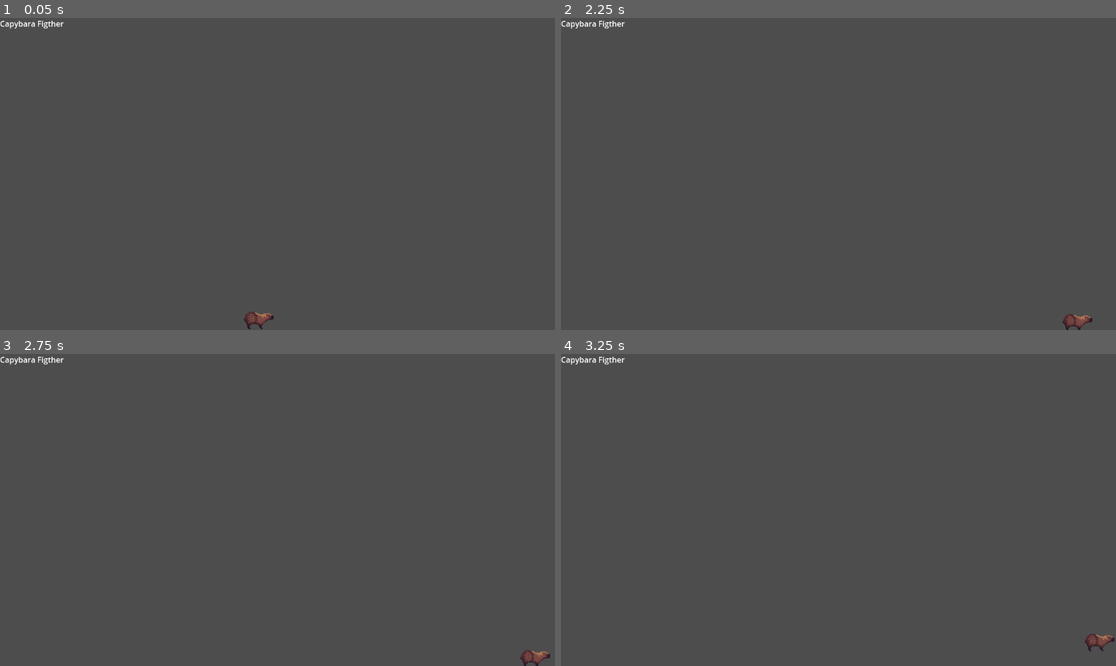
Above: before the commit, frames 1-4 (two rows, left to right).
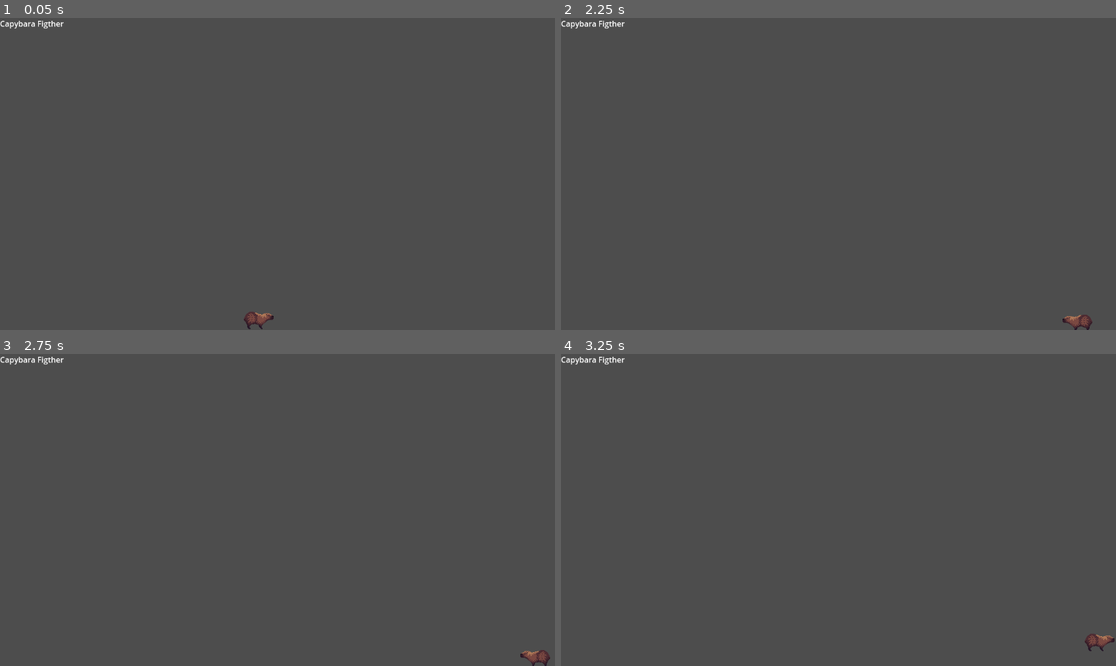
Above: after the commit, the same moments.

Repository: gmrodrigues/capybara-game
Game: Godot game, scene res://Scenes/level_1.tscn
The game is run twice, just before and just after one commit, with the same random seed, the same clock (stepped at 60 frames per second) and the same inputs. The engine's default icon, where the game draws it, is replaced by a stand-in: a white triangle on a blue panel in a dark square.
Inputs:
- Up to frame 1 (0.05 s): no input
- Up to frame 2 (2.25 s): tap Enter (ui_accept) at 0.5 s; hold D (run_right) 0.53-2.03 s; tap Space (jump) at 0.77, 1.52 s; hold A (run_left) from 2.03 s (still down)
- Up to frame 3 (2.75 s): keep holding A (run_left)
- Up to frame 4 (3.25 s): release A (run_left) at 2.78 s; hold D (run_right) from 2.78 s (still down); tap Space (jump) at 3.02 s

Frame 1 is identical in both runs. In frame 2, 0.1% of the frame differs, in the area x 90-96%, y 94-100%; in frame 3, 0.1%, in the area x 93-100%, y 94-100%; in frame 4, less than 0.1%.

Commit message:
Animatin

Diff:
--- a/Scenes/capivara.tscn
+++ b/Scenes/capivara.tscn
@@ -1,10 +1,102 @@
-[gd_scene load_steps=3 format=3 uid="uid://2il8nf2dfgg3"]
+[gd_scene load_steps=9 format=3 uid="uid://2il8nf2dfgg3"]
 
 [ext_resource type="Texture2D" uid="uid://108qse11h0tl" path="res://assets/charlieTheCapybaraAnimationSheet.png" id="1_q1sdc"]
 
 [sub_resource type="CapsuleShape2D" id="CapsuleShape2D_0e48y"]
 radius = 17.0
 height = 40.0
+
+[sub_resource type="Animation" id="Animation_q1sdc"]
+resource_name = "Idle"
+length = 1.5
+loop_mode = 1
+tracks/0/type = "value"
+tracks/0/imported = false
+tracks/0/enabled = true
+tracks/0/path = NodePath(".:frame")
+tracks/0/interp = 1
+tracks/0/loop_wrap = true
+tracks/0/keys = {
+"times": PackedFloat32Array(0.03333333, 0.23333333, 0.43333334, 0.6666667, 0.8666667, 1.1, 1.3333334),
+"transitions": PackedFloat32Array(1, 1, 1, 1, 1, 1, 1),
+"update": 1,
+"values": [10, 11, 12, 13, 14, 15, 16]
+}
+
+[sub_resource type="Animation" id="Animation_m2cfu"]
+length = 0.001
+tracks/0/type = "value"
+tracks/0/imported = false
+tracks/0/enabled = true
+tracks/0/path = NodePath(".:frame")
+tracks/0/interp = 1
+tracks/0/loop_wrap = true
+tracks/0/keys = {
+"times": PackedFloat32Array(0),
+"transitions": PackedFloat32Array(1),
+"update": 1,
+"values": [10]
+}
+
+[sub_resource type="Animation" id="Animation_h4k7t"]
+resource_name = "Run"
+length = 1.5
+loop_mode = 1
+tracks/0/type = "value"
+tracks/0/imported = false
+tracks/0/enabled = true
+tracks/0/path = NodePath(".:frame")
+tracks/0/interp = 1
+tracks/0/loop_wrap = true
+tracks/0/keys = {
+"times": PackedFloat32Array(0.03333333, 0.23333333, 0.43333334, 0.6666667, 0.8666667, 1.1, 1.3333334),
+"transitions": PackedFloat32Array(1, 1, 1, 1, 1, 1, 1),
+"update": 1,
+"values": [72, 73, 74, 75, 76, 77, 78]
+}
+
+[sub_resource type="Animation" id="Animation_xyg26"]
+resource_name = "Jump"
+length = 1.5
+loop_mode = 1
+tracks/0/type = "value"
+tracks/0/imported = false
+tracks/0/enabled = true
+tracks/0/path = NodePath(".:frame")
+tracks/0/interp = 1
+tracks/0/loop_wrap = true
+tracks/0/keys = {
+"times": PackedFloat32Array(0.03333333, 0.23333333, 0.43333334),
+"transitions": PackedFloat32Array(1, 1, 1),
+"update": 1,
+"values": [36, 37, 38]
+}
+
+[sub_resource type="Animation" id="Animation_86pv0"]
+resource_name = "Fall"
+length = 1.5
+loop_mode = 1
+tracks/0/type = "value"
+tracks/0/imported = false
+tracks/0/enabled = true
+tracks/0/path = NodePath(".:frame")
+tracks/0/interp = 1
+tracks/0/loop_wrap = true
+tracks/0/keys = {
+"times": PackedFloat32Array(0.03333333, 0.23333333, 0.43333334, 0.6666667),
+"transitions": PackedFloat32Array(1, 1, 1, 1),
+"update": 1,
+"values": [45, 46, 47, 48]
+}
+
+[sub_resource type="AnimationLibrary" id="AnimationLibrary_h4k7t"]
+_data = {
+&"Fall": SubResource("Animation_86pv0"),
+&"Idle": SubResource("Animation_q1sdc"),
+&"Jump": SubResource("Animation_xyg26"),
+&"RESET": SubResource("Animation_m2cfu"),
+&"Run": SubResource("Animation_h4k7t")
+}
 
 [node name="Capivara" type="CharacterBody2D"]
 
@@ -19,3 +111,9 @@
 hframes = 9
 vframes = 9
 frame = 10
+
+[node name="AnimationPlayer" type="AnimationPlayer" parent="Sprite2D"]
+libraries = {
+&"": SubResource("AnimationLibrary_h4k7t")
+}
+autoplay = "Idle"
--- a/Scripts/capivara.gd
+++ b/Scripts/capivara.gd
@@ -12,6 +12,8 @@
 @export var _air_control: float = 0.5
 var _jump_velocity: float
 
+@onready var _sprite : Sprite2D = $Sprite2D
+
 var gravity = ProjectSettings.get_setting("physics/2d/default_gravity")
 var _direction: float
 
@@ -25,10 +27,10 @@
 #region Public Methods
 
 func face_left():
-	return
+	_sprite.flip_h = true
 
 func face_right():
-	return
+	_sprite.flip_h = false
 
 func run(direction: float):
 	_direction = direction
@@ -44,6 +46,11 @@
 #endregion
 
 func _physics_process(delta: float) -> void:
+	if sign(_direction) == -1:
+		face_left()
+	elif sign(_direction) == 1:
+		face_right()
+
 	if is_on_floor():
 		_ground_physics(delta)
 	else:
